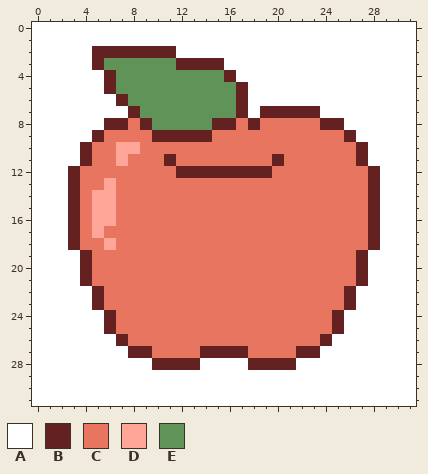
Two states of a pixel-art sprite, public/images/cells/apple.png. That is the earlier state.
The file is 32x32 pixels.
Palette (. is transparent): A #ffffff  B #632121  C #e77560  D #ffa698  E #609357
Pixels before, first column x 0:
 0 AAAAAAAAAAAAAAAAAAAAAAAAAAAAAAAA
 1 AAAAAAAAAAAAAAAAAAAAAAAAAAAAAAAA
 2 AAAAABBBBBBBAAAAAAAAAAAAAAAAAAAA
 3 AAAAABEEEEEEBBBBAAAAAAAAAAAAAAAA
 4 AAAAAABEEEEEEEEEBAAAAAAAAAAAAAAA
 5 AAAAAABEEEEEEEEEEBAAAAAAAAAAAAAA
 6 AAAAAAABEEEEEEEEEBAAAAAAAAAAAAAA
 7 AAAAAAAABEEEEEEEEBABBBBBAAAAAAAA
 8 AAAAAABBCBEEEEEBBCBCCCCCBBAAAAAA
 9 AAAAABCCCCBBBBBCCCCCCCCCCCBAAAAA
10 AAAABCCDDCCCCCCCCCCCCCCCCCCBAAAA
11 AAAABCCDCCCBCCCCCCCCBCCCCCCBAAAA
12 AAABCCCCCCCCBBBBBBBBCCCCCCCCBAAA
13 AAABCCDCCCCCCCCCCCCCCCCCCCCCBAAA
14 AAABCDDCCCCCCCCCCCCCCCCCCCCCBAAA
15 AAABCDDCCCCCCCCCCCCCCCCCCCCCBAAA
16 AAABCDDCCCCCCCCCCCCCCCCCCCCCBAAA
17 AAABCDCCCCCCCCCCCCCCCCCCCCCCBAAA
18 AAABCCDCCCCCCCCCCCCCCCCCCCCCBAAA
19 AAAABCCCCCCCCCCCCCCCCCCCCCCBAAAA
20 AAAABCCCCCCCCCCCCCCCCCCCCCCBAAAA
21 AAAABCCCCCCCCCCCCCCCCCCCCCCBAAAA
22 AAAAABCCCCCCCCCCCCCCCCCCCCBAAAAA
23 AAAAABCCCCCCCCCCCCCCCCCCCCBAAAAA
24 AAAAAABCCCCCCCCCCCCCCCCCCBAAAAAA
25 AAAAAABCCCCCCCCCCCCCCCCCCBAAAAAA
26 AAAAAAABCCCCCCCCCCCCCCCCBAAAAAAA
27 AAAAAAAABBCCCCBBBBCCCCBBAAAAAAAA
28 AAAAAAAAAABBBBAAAABBBBAAAAAAAAAA
29 AAAAAAAAAAAAAAAAAAAAAAAAAAAAAAAA
30 AAAAAAAAAAAAAAAAAAAAAAAAAAAAAAAA
31 AAAAAAAAAAAAAAAAAAAAAAAAAAAAAAAA
Once edited:
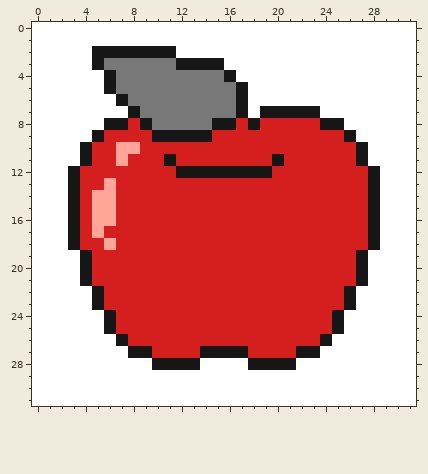
From old to new:
colour B: #632121 -> #161616
colour C: #e77560 -> #d51e1e
colour E: #609357 -> #787878
